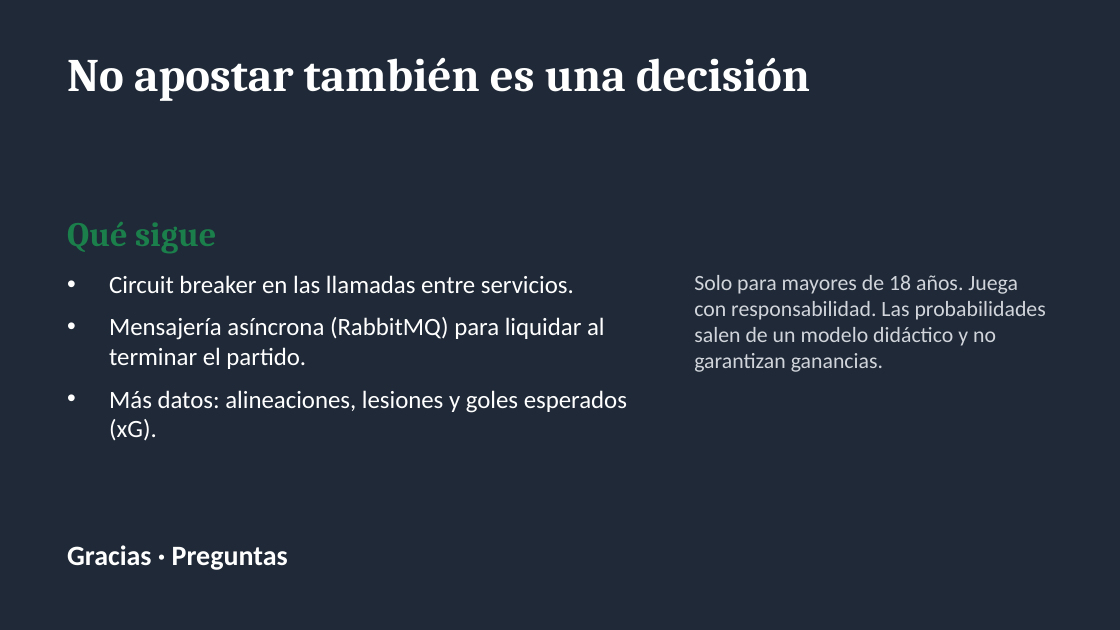
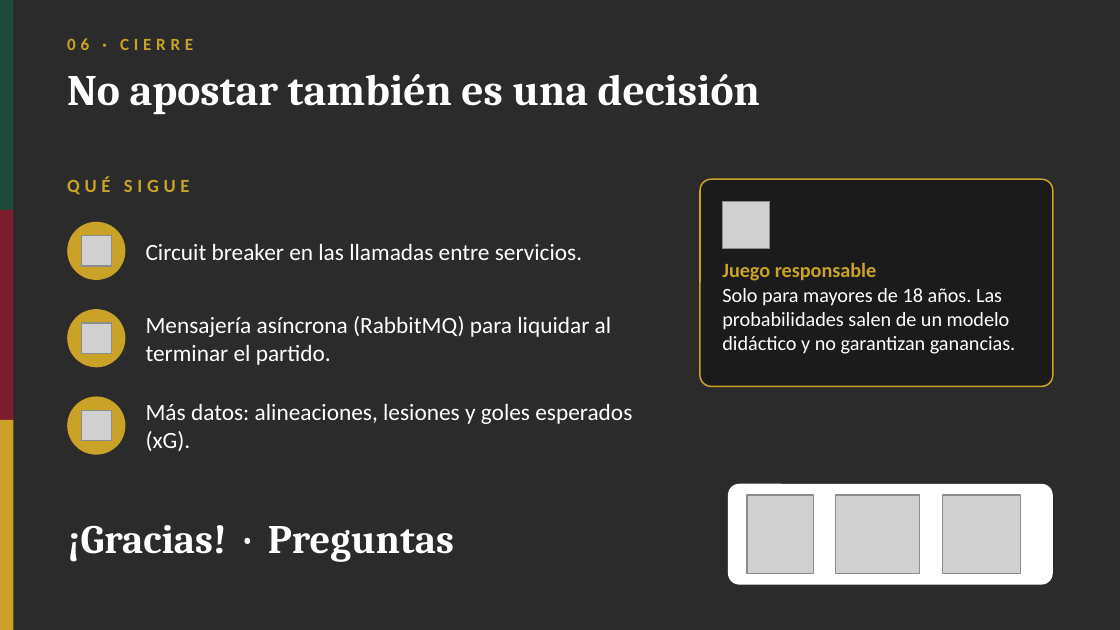
Before and after one commit to Renindstone/app-apuestas-universidad, a slide deck: slide 11 of docs/PresentacionApuestas_2nov2026.pptx (slide 9 before the commit). Drawn at 1120x630 pixels with LibreOffice and Linux fonts; fonts in the diff are those of the drawing; grey boxes stand for pictures; background and template pictures are left out; a plain dark background stands for a picture behind light text. Boxes give left, top, right and bottom in pixels: in the first picture for what was removed or moved away, otherwise in the second. Text is boxed around its words. In the diff, an @@ line names an element or a change of style, - is before the commit and + after.

```diff
--- a/docs/PresentacionApuestas_2nov2026.pptx
+++ b/docs/PresentacionApuestas_2nov2026.pptx
@@ background #1F2937 to picture (left out) @@
@@ rectangle added at (0, 0, 13, 211), fill #1E4A3A @@
@@ text added at (67, 38, 193, 50), 11 pt, text #C9A227, bold @@
+06 · CIERRE
@@ text "No apostar también es una ...": place and size @@
-text "No apostar también es una ..." at (67, 58, 810, 101)
+text "No apostar también es una ..." at (67, 74, 760, 114)
@@ text "No apostar también es una ..." at (67, 74, 760, 114): size 30 to 28 pt @@
@@ text at (67, 176, 190, 195): text changed; size 22 to 12 pt; font Cambria to Calibri; text colour #1B7F4B to #C9A227 @@
-Qué sigue
+QUÉ SIGUE
@@ rounded rectangle added at (700, 179, 1053, 386), fill #000000 at 35% opacity, outline #C9A227 1 pt @@
@@ picture added at (722, 202, 769, 249) @@
@@ rectangle added at (0, 211, 13, 421), fill #7A1E2D @@
@@ ellipse added at (67, 222, 125, 280), fill #C9A227 @@
@@ picture added at (81, 235, 111, 265) @@
@@ text added at (146, 244, 582, 260), 15 pt, text #FFFFFF @@
+Circuit breaker en las llamadas entre servicios.
@@ text at (722, 263, 1015, 354): text changed; size 14 to 13 pt; text colour #D1D5DB to #FFFFFF @@
-Solo para mayores de 18 años. Juega con responsabilidad. Las probabilidades salen de un modelo didáctico y no garantizan ganancias.
+Juego responsable
+Solo para mayores de 18 años. Las probabilidades salen de un modelo didáctico y no garantizan ganancias.
@@ text at (109, 275, 574, 293): paragraph removed @@
-• Circuit breaker en las llamadas entre servicios.
@@ ellipse added at (67, 309, 125, 367), fill #C9A227 @@
@@ picture added at (81, 323, 111, 353) @@
@@ text "Mensajería asíncrona (RabbitMQ) para liquidar ...": place and size @@
-text "Mensajería asíncrona (RabbitMQ) para liquidar ..." at (109, 275, 627, 441)
+text "Mensajería asíncrona (RabbitMQ) para liquidar ..." at (146, 316, 611, 365)
@@ text "Mensajería asíncrona (RabbitMQ) para liquidar ..." at (146, 316, 611, 365): size 16 to 15 pt; bullet • to none; less space between paragraphs; vertical alignment top to middle @@
@@ ellipse added at (67, 396, 125, 455), fill #C9A227 @@
@@ picture added at (81, 410, 111, 440) @@
@@ text at (109, 390, 627, 441): paragraph removed @@
-• Más datos: alineaciones, lesiones y goles esperados (xG).
@@ text added at (146, 404, 632, 451), 15 pt, text #FFFFFF @@
+Más datos: alineaciones, lesiones y goles esperados (xG).
@@ rectangle added at (0, 420, 13, 630), fill #C9A227 @@
@@ text "¡Gracias! · Preguntas" at (67, 525, 454, 562): vertical alignment top to middle @@
@@ rounded rectangle added at (728, 484, 1053, 585), fill #FFFFFF @@
@@ picture added at (747, 495, 813, 573) @@
@@ picture added at (836, 495, 920, 573) @@
@@ picture added at (942, 495, 1020, 573) @@
@@ text at (67, 525, 454, 562): text changed; size 18 to 26 pt; font Calibri to Cambria @@
-Gracias · Preguntas
+¡Gracias! · Preguntas
```
Also in this commit, not shown: 8 other slides changed, 2 slides added, 3 other files.
